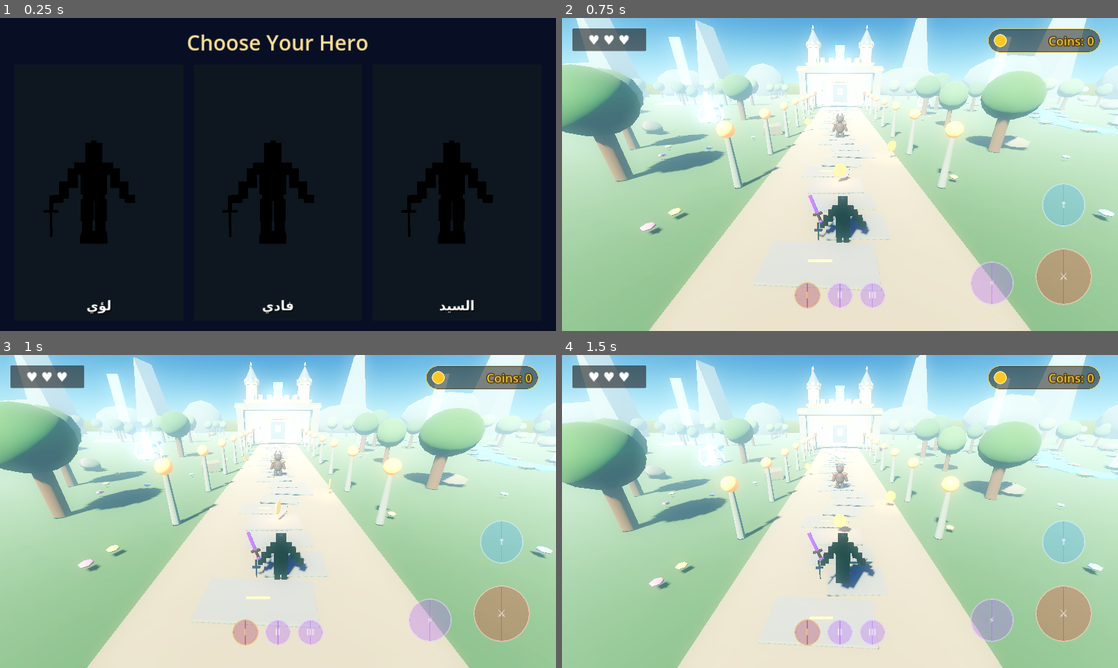
Above: before the commit, frames 1-4 (two rows, left to right).
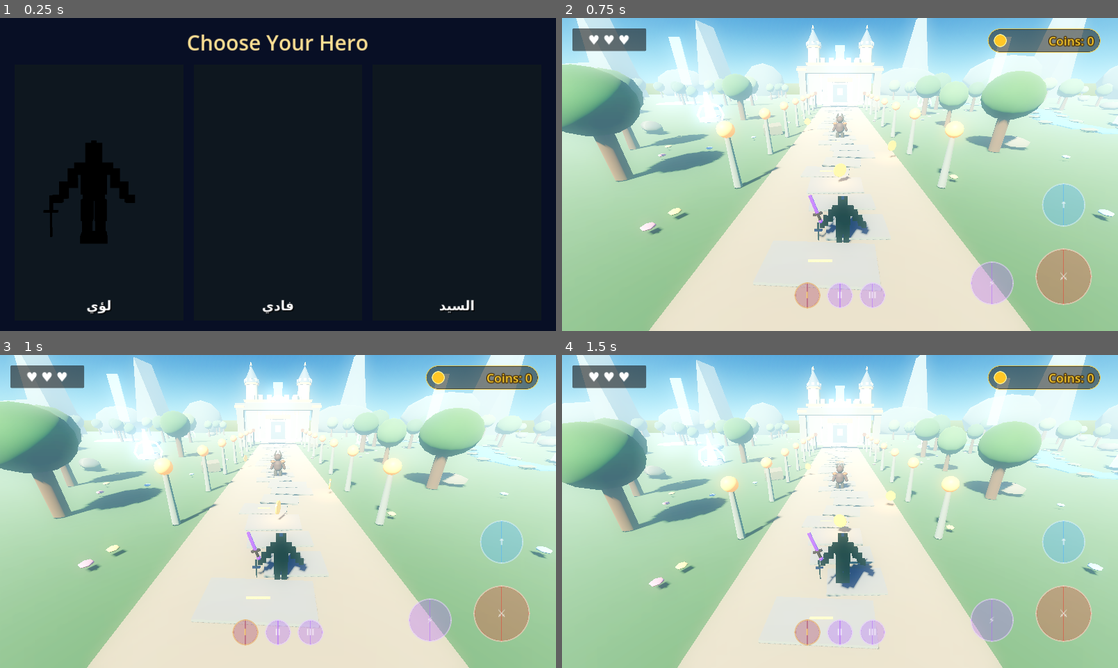
Above: after the commit, the same moments.

Repository: lolofadywaleed-hash/LostTreasureKingdom-Final
Game: Godot game, scene res://scenes/character_select.tscn
The game is run twice, just before and just after one commit, with the same random seed, the same clock (stepped at 60 frames per second) and the same inputs.
Inputs:
- Up to frame 1 (0.25 s): no input
- Up to frame 2 (0.75 s): click "لؤي" at 0.5 s
- Up to frame 3 (1 s): no input
- Up to frame 4 (1.5 s): click "↑" at 1.25 s

The runs differ from the first frame. In frame 1, 4.0% of the frame differs, in the area x 40-89%, y 39-72%; in frame 2, nothing differs; in frame 3, nothing differs; in frame 4, nothing differs.

Commit message:
Fix hero model substitution and character test failures

Diff:
--- a/scripts/character_loader.gd
+++ b/scripts/character_loader.gd
@@ -45,8 +45,8 @@
 	_hero_id = str(get_tree().root.get_meta("selected_hero", "Lolo"))
 	model_path = str(HERO_MODEL_PATHS.get(_hero_id, FALLBACK_MODEL_PATH))
 	if not ResourceLoader.exists(model_path):
-		push_warning("CharacterLoader: model for %s is missing; using the available Louay rigged model." % _hero_id)
-		model_path = FALLBACK_MODEL_PATH
+		push_error("CharacterLoader: the independent GLB model for %s is missing. Refusing to substitute Louay." % _hero_id)
+		return
 	var scene := load(model_path) as PackedScene
 	if scene == null:
 		push_error("KnightVisual: failed to load " + model_path)
@@ -71,12 +71,9 @@
 
 func _apply_selected_hero_material() -> void:
 	var hero_id := str(get_tree().root.get_meta("selected_hero", "Lolo"))
-	var hero_colors := {
-		"Lolo": Color(0.12, 0.82, 0.38),
-		"Fady": Color(0.92, 0.16, 0.18),
-		"AlSayed": Color(0.12, 0.42, 0.96)
-	}
-	var hero_color: Color = hero_colors.get(hero_id, hero_colors["Lolo"])
+	if hero_id != "Lolo":
+		return
+	var hero_color := Color(0.12, 0.82, 0.38)
 	var material := StandardMaterial3D.new()
 	material.albedo_color = hero_color
 	material.roughness = 0.68
@@ -106,7 +103,7 @@
 		_weapon_anchor = BoneAttachment3D.new()
 		_weapon_anchor.name = "WeaponHandAttachment"
 		_weapon_anchor.bone_name = hand_bone
-		skeleton.add_child(_weapon_anchor)
+		skeleton.add_child.call_deferred(_weapon_anchor)
 	_attack_arm_attachment = BoneAttachment3D.new()
 	_attack_arm_attachment.name = "AttackArmAttachment"
 	var arm_bone := "RightUpperArm"
@@ -114,7 +111,7 @@
 		arm_bone = hand_bone
 	if skeleton.find_bone(arm_bone) >= 0:
 		_attack_arm_attachment.bone_name = arm_bone
-		skeleton.add_child(_attack_arm_attachment)
+		skeleton.add_child.call_deferred(_attack_arm_attachment)
 
 
 func get_weapon_anchor() -> Node3D:
--- a/scripts/character_select.gd
+++ b/scripts/character_select.gd
@@ -77,7 +77,8 @@
 	stage.add_child(fill_light)
 	var selected_path := str(HERO_MODEL_PATHS.get(str(hero["name"]), HERO_MODEL_PATH))
 	if not ResourceLoader.exists(selected_path):
-		selected_path = HERO_MODEL_PATH
+		push_warning("CharacterSelect: independent model is not installed for %s; no substitute will be shown." % str(hero["name"]))
+		return viewport
 	var packed := load(selected_path) as PackedScene
 	if packed == null:
 		push_error("Could not load hero model: " + HERO_MODEL_PATH)
@@ -88,7 +89,8 @@
 		return viewport
 	stage.add_child(model)
 	model.rotation_degrees.y = 180.0
-	_apply_hero_material(model, hero["color"])
+	if str(hero["name"]) == "Lolo":
+		_apply_hero_material(model, hero["color"])
 	await get_tree().process_frame
 	_fit_preview_model(model)
 	return viewport
@@ -126,6 +128,10 @@
 	if char_name not in ["Lolo", "Fady", "AlSayed"]:
 		push_error("Unknown hero selected: " + char_name)
 		return
+	var selected_path := str(HERO_MODEL_PATHS.get(char_name, HERO_MODEL_PATH))
+	if not ResourceLoader.exists(selected_path):
+		push_warning("Cannot select %s: its independent GLB model has not been added yet." % char_name)
+		return
 	get_tree().root.set_meta("selected_hero", char_name)
 	var err := get_tree().change_scene_to_file("res://scenes/main.tscn")
 	if err != OK:
--- a/tests/character_select_test.gd
+++ b/tests/character_select_test.gd
@@ -31,10 +31,10 @@
 		var preview := select.get_node_or_null(preview_name) as SubViewport
 		assert(preview != null, "Missing 3D preview " + preview_name)
 		var preview_meshes := preview.find_children("*", "MeshInstance3D", true, false)
-		assert(not preview_meshes.is_empty(), "Preview must contain the Louay model")
-		var preview_material := (preview_meshes[0] as MeshInstance3D).material_overlay as StandardMaterial3D
-		var expected_preview: Color = preview_colors[preview_name]
-		assert(preview_material != null and preview_material.albedo_color.is_equal_approx(Color(expected_preview.r, expected_preview.g, expected_preview.b, 0.16)), "Hero preview tint has the wrong color: " + preview_name)
+		if preview_name == "Preview_Lolo":
+			assert(not preview_meshes.is_empty(), "Louay preview must contain his own rigged model")
+		else:
+			assert(preview_meshes.is_empty(), "Missing hero models must not be replaced with a recolored Louay model: " + preview_name)
 
 	hero_row.get_node("Btn_Lolo").pressed.emit()
 	await process_frame
@@ -110,21 +110,18 @@
 		if candidate.material_overlay is StandardMaterial3D:
 			hero_mesh = candidate
 			break
-	assert(hero_mesh != null, "Character model should retain a texture-preserving tint overlay")
+	assert(hero_mesh != null, "Louay model should retain its own texture-preserving overlay")
 	var hero_material := hero_mesh.material_overlay as StandardMaterial3D
-	assert(hero_material != null and hero_material.albedo_color.is_equal_approx(Color(0.12, 0.82, 0.38, 0.16)), "Lolo must use the green texture-preserving tint")
+	assert(hero_material != null and hero_material.albedo_color.is_equal_approx(Color(0.12, 0.82, 0.38, 0.16)), "Louay must use the green texture-preserving tint")
 	root.set_meta("selected_hero", "Fady")
 	knight.call("_apply_selected_hero_material")
-	hero_material = hero_mesh.material_overlay as StandardMaterial3D
-	assert(hero_material.albedo_color.is_equal_approx(Color(0.92, 0.16, 0.18, 0.16)), "Fady must use the red material override")
+	assert(hero_mesh.material_overlay == hero_material, "Changing hero metadata must not recolor Louay into Fady")
 	root.set_meta("selected_hero", "AlSayed")
 	knight.call("_apply_selected_hero_material")
-	hero_material = (hero_meshes[0] as MeshInstance3D).material_override as StandardMaterial3D
-	assert(hero_material.albedo_color.is_equal_approx(Color(0.12, 0.42, 0.96, 0.16)), "AlSayed must use the blue material override")
+	assert(hero_mesh.material_overlay == hero_material, "Changing hero metadata must not recolor Louay into AlSayed")
 	root.set_meta("selected_hero", "Lolo")
 	knight.call("_apply_selected_hero_material")
-	hero_material = (hero_meshes[0] as MeshInstance3D).material_override as StandardMaterial3D
-	assert(hero_material.albedo_color.is_equal_approx(Color(0.12, 0.82, 0.38, 0.16)), "Lolo must remain green after switching back")
+	assert(hero_mesh.material_overlay == hero_material, "Louay's own material should remain stable")
 	assert(player.get_node("CollisionShape3D").shape is CapsuleShape3D, "Player must use a capsule collision shape")
 	assert(player.get_node_or_null("Visual") == null, "Old cylinder visual should be removed")
 	assert(knight.get_child_count() > 0, "Knight model should be instanced under KnightVisual")
